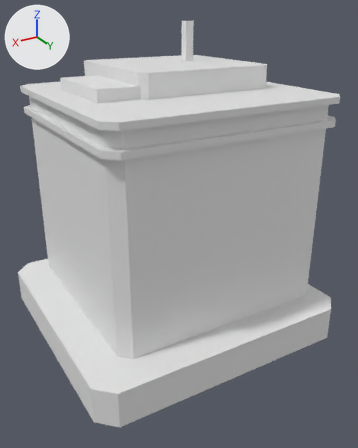
The OBJ model Assets/Resources/Meshes/zsr_city_0_1.obj: old version first, new version second.
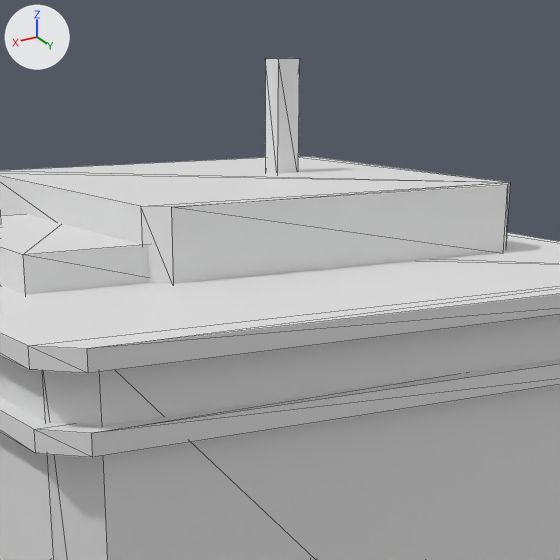
Each version is shown whole from a 50 mm camera at (0.875, 1.555, 1.165) aimed at (-0.012, 0.077, 0.426), then close up on the part from 25% to 80% of the width and 0% to 44% of the height. The lights are fixed; the arrows at upper left show +X, +Y and +Z. The older version's two pictures come first. The close-ups show mesh edges as thin lines. Where no turn or scale is listed for an object, it has been applied to the vertices. Vertices at exactly the same position are counted once.

Objects in the first close-up: 'City_0_1'.
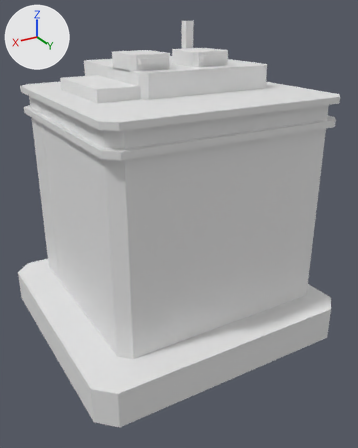
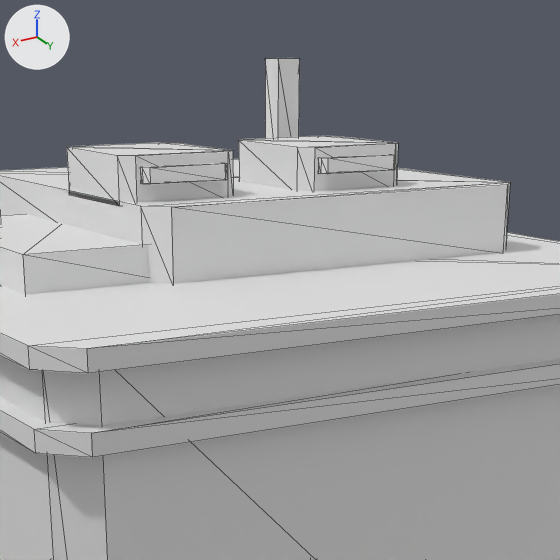
Where the change shows, as pixel boxes [x1, y1, x2, y2] in the close-ups (560 x 560 px):
part 1 of me_city_0_1, added: after [239, 136, 398, 191]
part 2 of me_city_0_1, added: after [318, 154, 395, 174]
part 3 of me_city_0_1, added: after [67, 143, 233, 206]
part 4 of me_city_0_1, added: after [140, 163, 227, 184]

What the commit changed:
me_city_0_1 is used by ob_city_0_1; location (0.0, 0.0, 0.0).
me_city_0_1 had 96 vertices, 164 faces and spanned x -0.5..0.5, y -0.48..0.48, z 0.0..1.13.
me_city_0_1 now has 176 vertices, 304 faces and spans x -0.5..0.5, y -0.48..0.48, z 0.0..1.13.
me_city_0_1 part 1: a new loose piece of 16 vertices spanning x -0.245..-0.095, y -0.125..0.045, z 0.98..1.035.
me_city_0_1 part 2: a new loose piece of 16 vertices spanning x -0.225..-0.115, y 0.04..0.058, z 1.005..1.023.
me_city_0_1 part 3: a new loose piece of 16 vertices spanning x -0.005..0.145, y -0.125..0.045, z 0.98..1.035.
me_city_0_1 part 4: a new loose piece of 16 vertices spanning x 0.015..0.125, y 0.04..0.058, z 1.005..1.023.
Other edits to the shape of me_city_0_1 do not show in these pictures.
